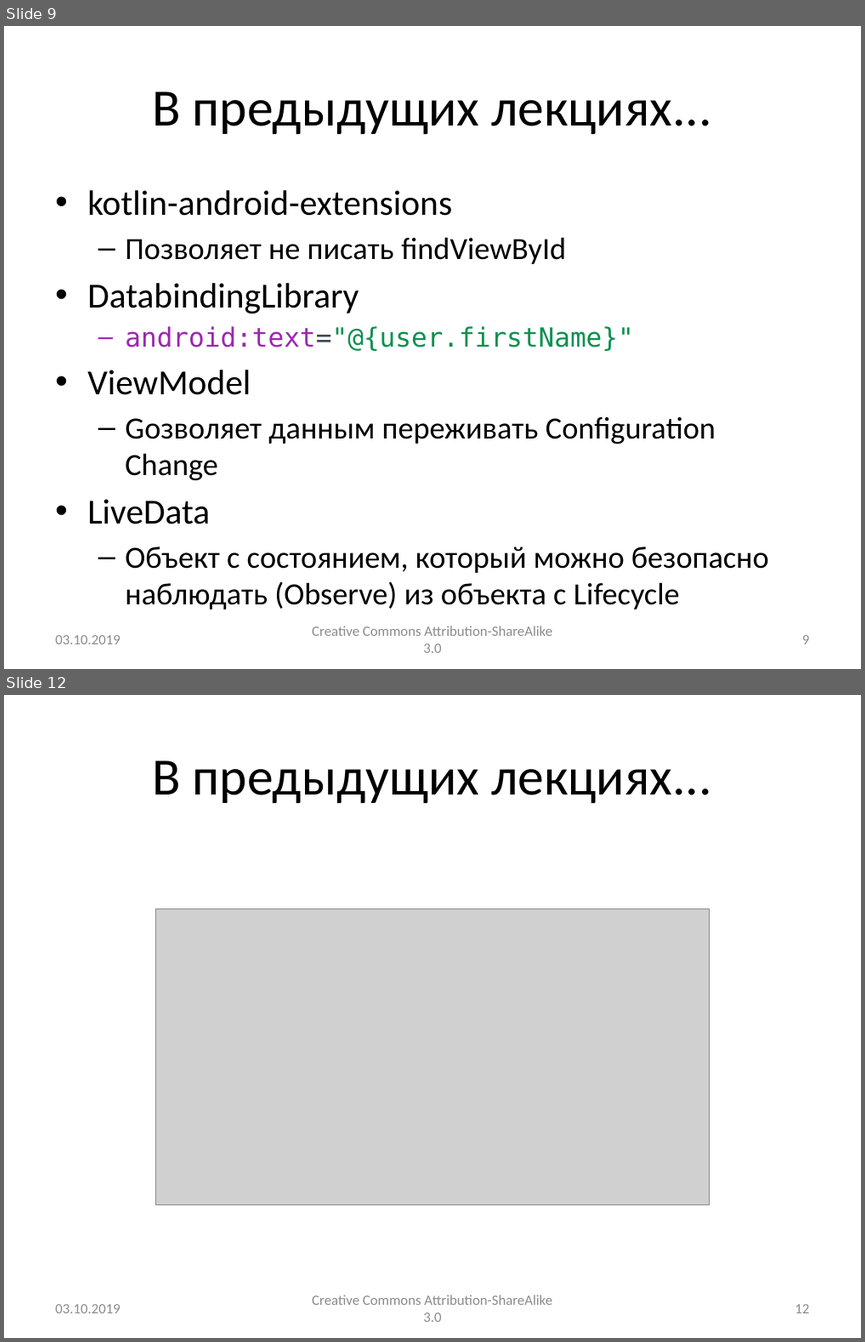
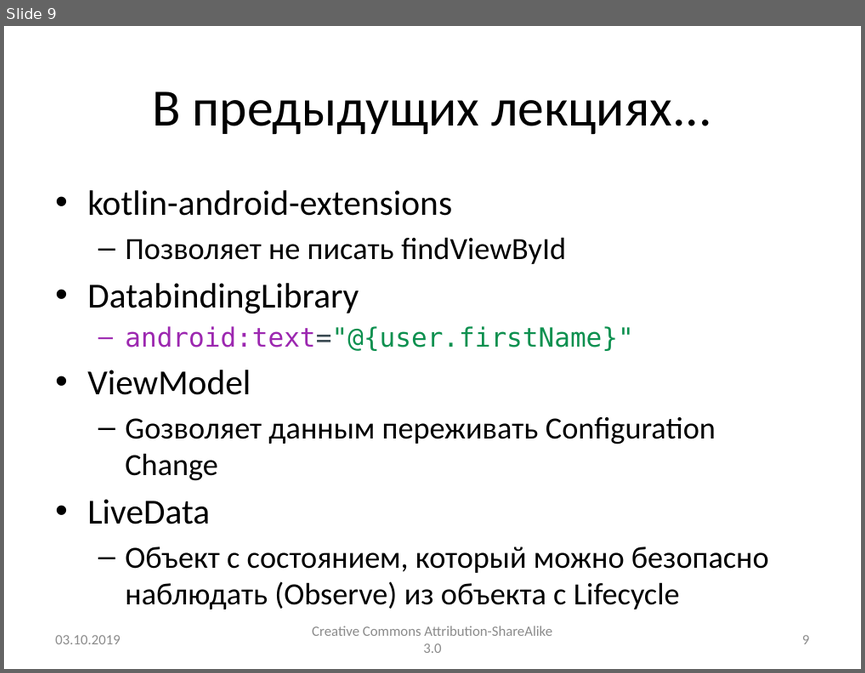
Before and after one commit to andrei-kuznetsov/android-lectures, a slide deck: lectures/Lecture006_Intents.pptx. Shown one above the other, each under a label of ours: slides 9 and 12 before the commit, slide 9 after it; the slides between them are not shown. The pictures are 865x1342 and 865x673 pixels, drawn with LibreOffice and Linux fonts; fonts in the diff are those of the drawing; grey boxes stand for pictures. Boxes give left, top, right and bottom in pixels: in the first picture for what was removed or moved away, otherwise in the second. Text is boxed around its words. In the diff, an @@ line names an element or a change of style, - is before the commit and + after.

```diff
--- a/lectures/Lecture006_Intents.pptx
+++ b/lectures/Lecture006_Intents.pptx
@@ slide 12 removed at [4, 695, 861, 1338], background #FFFFFF @@
@@ title removed at [152, 760, 712, 803] @@
-В предыдущих лекциях...
@@ picture removed at [155, 909, 710, 1205] @@
@@ text removed at [55, 1304, 120, 1313] @@
-03.10.2019
@@ text removed at [312, 1294, 552, 1321] @@
-Creative Commons Attribution-ShareAlike 3.0
@@ page number removed at [794, 1304, 809, 1313] @@
-12
```
Also in this commit, not shown: 1 slide changed, 1 other slide removed.
